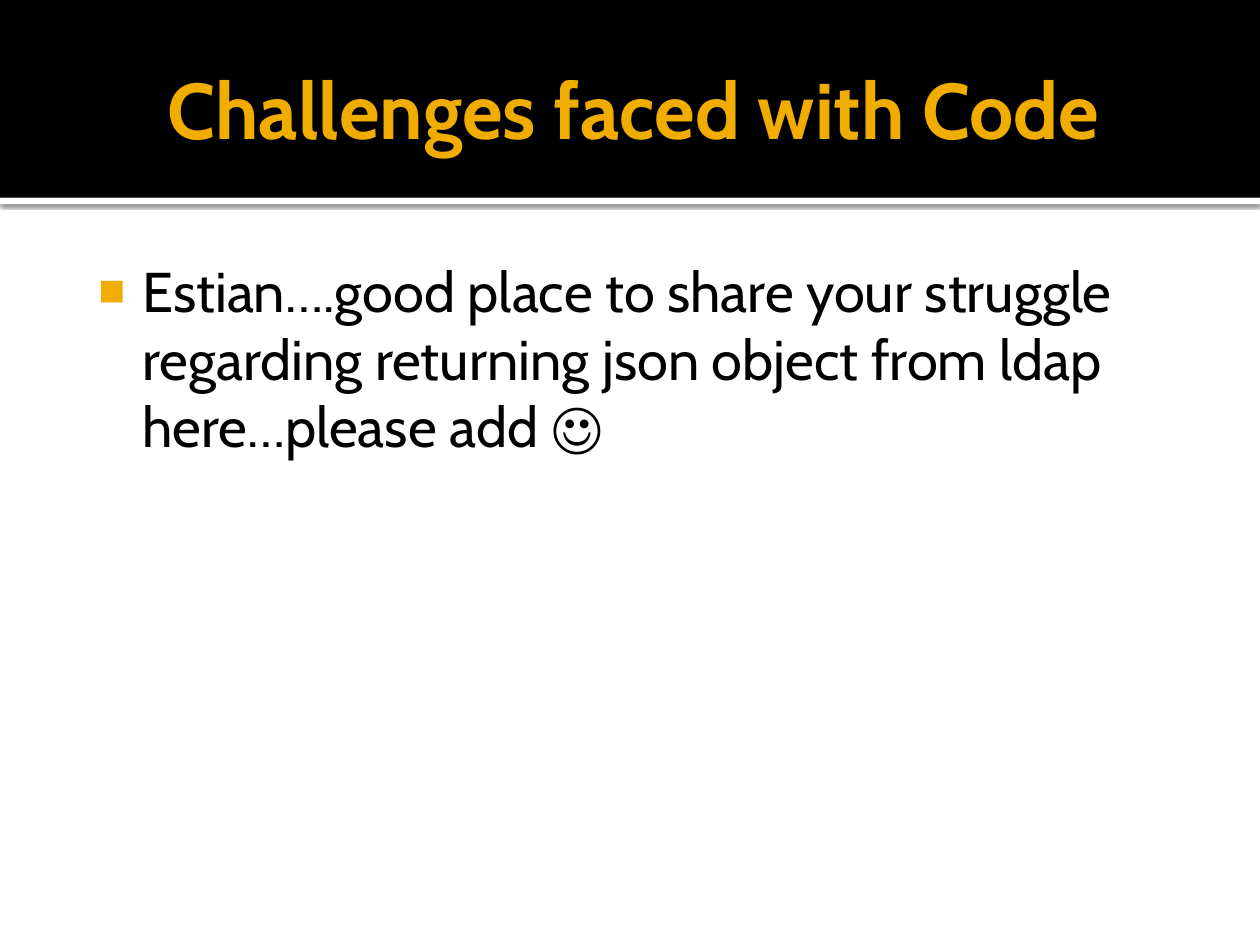
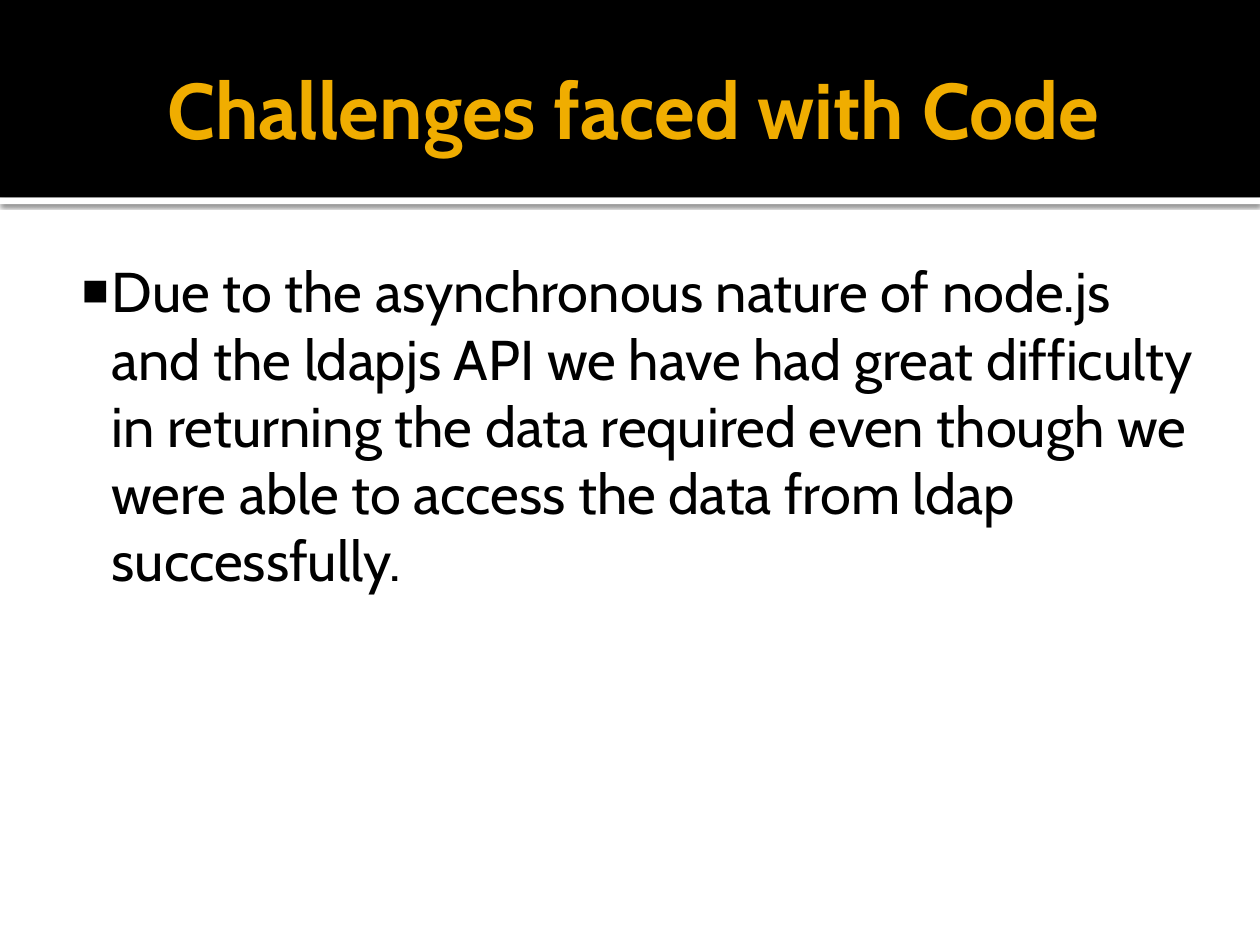
Before and after one commit to erosslee/COS301_CSDS-A, a slide deck: slide 8 of CSDS_a Presentation.pptx. Drawn at 1260x945 pixels with LibreOffice and Linux fonts; fonts in the diff are those of the drawing. Boxes give left, top, right and bottom in pixels: in the first picture for what was removed or moved away, otherwise in the second. Text is boxed around its words. In the diff, an @@ line names an element or a change of style, - is before the commit and + after.

```diff
--- a/CSDS_a Presentation.pptx
+++ b/CSDS_a Presentation.pptx
@@ text at [112,270,1193,594]: text changed @@
-■ Estian….good place to share your struggle regarding returning json object from ldap here…please add ☺
+■ Due to the asynchronous nature of node.js and the ldapjs API we have had great difficulty in returning the data required even though we were able to access the data from ldap successfully.
```
Also in this commit, not shown: 9 other slides changed, 1 slide added, 1 slide removed.
